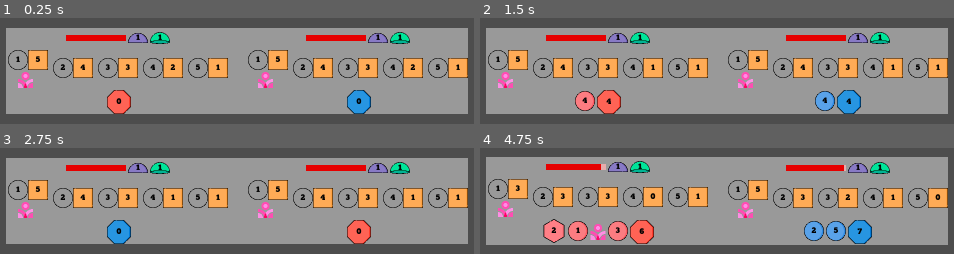
Above: before the commit, frames 1-4 (two rows, left to right).
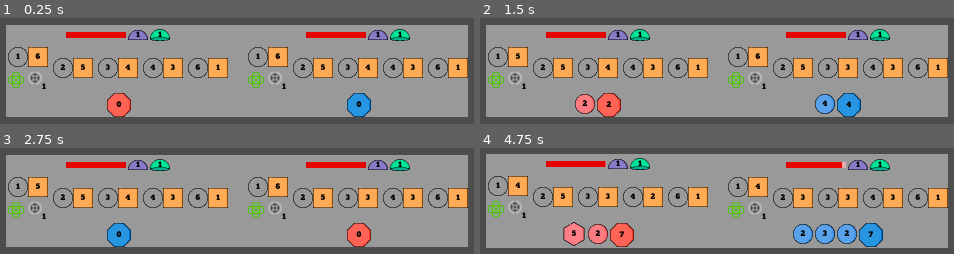
Above: after the commit, the same moments.

Repository: Pe3Hu/tutira
Game: Godot game, scene res://scene/0/game.tscn
The game is run twice, just before and just after one commit, with the same random seed, the same clock (stepped at 60 frames per second) and the same inputs.
Inputs:
- Up to frame 1 (0.25 s): no input
- Up to frame 2 (1.5 s): tap Enter at 0.5 s; tap Space at 0.77, 1.25 s
- Up to frame 3 (2.75 s): tap Space at 1.52 s; tap Enter at 2 s
- Up to frame 4 (4.75 s): tap Space at 2.75, 3.02, 3.77, 4.25, 4.52 s; tap Enter at 3.5 s

The runs differ from the first frame. In frame 1, 13% of the frame differs, in the area x 1-99%, y 6-94%; in frame 2, 13%; in frame 3, 13%; in frame 4, 19%, in the area x 1-99%, y 5-95%.

Commit message:
update version 0.0013
1. Added algorithm for applying  self-sins belts for Tides

Diff:
--- a/asset/json/tutira_satellite.json
+++ b/asset/json/tutira_satellite.json
@@ -4,7 +4,7 @@
   "faction": "z",
   "rank": "copper",
   "mass": 1,
-  "milestone": 5,
+  "milestone": 6,
   "rarity": 1
  },
  {
@@ -12,7 +12,7 @@
   "faction": "z",
   "rank": "copper",
   "mass": 2,
-  "milestone": 4,
+  "milestone": 5,
   "rarity": 1
  },
  {
@@ -20,7 +20,7 @@
   "faction": "z",
   "rank": "copper",
   "mass": 3,
-  "milestone": 3,
+  "milestone": 4,
   "rarity": 1
  },
  {
@@ -28,6 +28,14 @@
   "faction": "z",
   "rank": "copper",
   "mass": 4,
+  "milestone": 3,
+  "rarity": 1
+ },
+ {
+  "title": 4,
+  "faction": "z",
+  "rank": "copper",
+  "mass": 5,
   "milestone": 2,
   "rarity": 1
  },
@@ -35,7 +43,7 @@
   "title": 4,
   "faction": "z",
   "rank": "copper",
-  "mass": 5,
+  "mass": 6,
   "milestone": 1,
   "rarity": 1
  }
--- a/scene/0/icon.gd
+++ b/scene/0/icon.gd
@@ -15,7 +15,7 @@
 	custom_minimum_size = Vector2(Global.vec.size.letter)
 	var path = "res://asset/png/icon/"
 	var types = ["aspect"]
-	var kinds = ["enchantment"]
+	var kinds = ["enchantment", "element", "sin", "phase", "moon", "weight"]
 
 	if types.has(type):
 		custom_minimum_size = Vector2(Global.vec.size.icon)
@@ -38,7 +38,11 @@
 
 
 func get_number() -> int:
-	return subtype
+	return int(subtype)
+
+
+func get_number_f() -> float:
+	return float(subtype)
 
 
 func change_number(value_) -> void:
--- a/scene/1/lagoon.gd
+++ b/scene/1/lagoon.gd
@@ -58,6 +58,8 @@
 	for _i in striker.highGravity.get_content_value():
 		striker.flow.ride_wave("high")
 
+	#striker.get_satellites_phases()
+
 
 func init_low_waves() -> void:
 	var moon = opponents[striker]
--- a/scene/1/moon.gd
+++ b/scene/1/moon.gd
@@ -17,10 +17,13 @@
 func set_attributes(input_: Dictionary) -> void:
 	ocean = input_.ocean
 
+	set_nodes_attributes()
 	init_starter_gravities()
 	init_starter_satellites()
 	init_starter_belts()
 
+
+func set_nodes_attributes() -> void:
 	var input = {}
 	input.moon = self
 	flow.set_attributes(input)
@@ -67,7 +70,7 @@
 	for title in Global.dict.satellite.title:
 		if Global.dict.satellite.title[title].faction == "z":
 			var input = {}
-			input.ocean = self
+			input.moon = self
 			input.title = title
 
 			var satellite = Global.scene.satellite.instantiate()
@@ -78,11 +81,25 @@
 func init_starter_belts() -> void:
 	var input = {}
 	input.kind = {}
-	input.kind.type = "enchantment"
-	input.kind.subtype = Global.arr.enchantment.pick_random()
+#	input.kind.type = "enchantment"
+#	input.kind.subtype = Global.arr.enchantment.pick_random()
+#	input.condition = {}
+#	input.condition.value = 3
+#	input.condition.penalty = 1
+
+#	input.kind.type = "element"
+#	input.kind.subtype = Global.arr.element.pick_random()
+#	input.condition = {}
+#	input.condition.value = 0.5
+#	input.condition.penalty = 1
+
+	input.kind.type = "sin"
+	input.kind.subtype = "envy"
 	input.condition = {}
-	input.condition.value = 3
-	input.condition.penalty = 1
+	input.condition.type = "weight"
+	input.condition.subtype = "any"
+	input.condition.value = 1
+	input.condition.penalty = 0
 
 	var satellites_ = get_satellites_based_on_mass(1)
 	var satellite = satellites_.front()
@@ -100,8 +117,48 @@
 	return result
 
 
+func get_satellites_phases() -> Dictionary:
+	var phases = {}
+	phases.total = 0
+	phases.upcoming = 0
+
+	for satellite in satellites.get_children():
+		phases.total += satellite.maxMilestone.get_content_value()
+		phases.upcoming += satellite.currentMilestone.get_content_value()
+
+	phases.passed = phases.total - phases.upcoming
+	#print(phases)
+	return phases
+
+
+func get_satellites_moons() -> Dictionary:
+	var moons = {}
+	moons.full = 0
+	moons.half = 0
+	moons.new = 0
+
+	for satellite in satellites.get_children():
+		var milestones = {}
+		milestones.current = satellite.currentMilestone.get_content_value()
+		milestones.max = satellite.maxMilestone.get_content_value()
+		var moon = null
+
+		match milestones.current:
+			milestones.max:
+				moon = "full"
+			0:
+				moon = "new"
+
+		if moon == null:
+			moon = "half"
+
+		print([satellite.get_index(), moon])
+		moons[moon] += 1
+	print(moons)
+	return moons
+
 
 func knockout() -> void:
 	lagoon.winner = flow.opponent.moon
 	lagoon.end = true
-	print(self)
+	print("knockouted ", self)
--- a/scene/2/belt.gd
+++ b/scene/2/belt.gd
@@ -16,9 +16,79 @@
 func set_icons(input_: Dictionary) -> void:
 	kind.set_attributes(input_.kind)
 
-	if input_.condition.has("type"):
-		input_.condition.proprietor = self
-		couple.set_attributes(input_.condition)
+	if !input_.condition.has("type"):
+		input_.condition.type = "weight"
+		input_.condition.subtype = "any"
 
-		if input_.condition.value < 0:
-			couple.stack.visible = false
+	input_.condition.proprietor = self
+	couple.set_attributes(input_.condition)
+
+		#if input_.condition.value < 0:
+		#	couple.stack.visible = false
+
+
+func get_self_bonus_impulse() -> int:
+	var value = couple.stack.get_number()
+
+	match couple.title.type:
+		"phase":
+			var phases = satellite.moon.get_satellites_phases()
+			value = phases[couple.title.subtype] * couple.stack.get_number_f()
+		"moon":
+			var moons = satellite.moon.get_satellites_moons()
+			value = moons[couple.title.subtype]# * couple.stack.get_number_f()
+
+	return ceil(value)
+
+
+func get_other_bonus_impulse_for_satellite(satellite_: MarginContainer) -> int:
+	var value = 0
+
+	#match couple.title.type:
+		#if check_weight(satellite_):
+	var flag = call("check_"+couple.title.type, satellite_)
+
+	if flag:
+		value += couple.stack.get_number()
+
+	return value
+
+
+func check_weight(satellite_: MarginContainer) -> bool:
+	var flag = false
+
+	match couple.title.subtype:
+		"any":
+			flag = true
+		"equal":
+			flag = satellite_.get_mass_value() == satellite.get_mass_value()
+		"heavier":
+			flag = satellite_.get_mass_value() > satellite.get_mass_value()
+		"lighter":
+			flag = satellite_.get_mass_value() < satellite.get_mass_value()
+
+	return flag
+
+
+func check_enchantment(satellite_: MarginContainer) -> bool:
+	var flag = false
+
+	match couple.title.subtype:
+		"any":
+			flag = true
+		"equal":
+			flag = satellite_.enchantment == satellite.enchantment
+
+	return flag
+
+
+func check_element(satellite_: MarginContainer) -> bool:
+	var flag = false
+
+	match couple.title.subtype:
+		"any":
+			flag = true
+		"equal":
+			flag = satellite_.element == satellite.element
+
+	return flag
--- a/scene/2/satellite.gd
+++ b/scene/2/satellite.gd
@@ -8,14 +8,14 @@
 @onready var maxMilestone = $VBox/Aspects/MaxMilestone
 @onready var currentMilestone = $VBox/Aspects/CurrentMilestone
 
-var ocean = null
+var moon = null
 var enchantment = null
 var element = null
 var sin = null
 
 
 func set_attributes(input_: Dictionary) -> void:
-	ocean = input_.ocean
+	moon = input_.moon
 	title.text = input_.title
 
 	set_aspects()
--- a/scene/3/flow.gd
+++ b/scene/3/flow.gd
@@ -81,6 +81,7 @@
 	input.flow = self
 	input.satellite = satellites.pop_front()
 	input.type = type_
+	input.satellite.currentMilestone.change_content_value(-1)
 
 	var tides = get(type_+"s")
 	var tide = Global.scene.tide.instantiate()
@@ -88,10 +89,8 @@
 	tide.set_attributes(input)
 
 	impulse.change_content_value(tide.impulse)
-
 	add_secret(input)
 	add_legacy(input)
-	input.satellite.currentMilestone.change_content_value(-1)
 
 
 func add_turnover_modifiers() -> void:
@@ -131,7 +130,7 @@
 
 func add_legacy(input_: Dictionary) -> void:
 	if input_.satellite.element != null:
-		if input_.type == "high" or  Global.dict.dominant.element[opponent.element] == input_.satellite.element:
+		if input_.type == "high" or  Global.dict.dominant.element[opponent.element.subtype] == input_.satellite.element:
 			if legacies.get_child_count() == 0:
 				legacies.visible = true
 
--- a/scene/3/tide.gd
+++ b/scene/3/tide.gd
@@ -8,6 +8,7 @@
 var satellite = null
 var type = null
 var subtype = null
+var tidebreaker = false
 var impulse = 0
 
 
@@ -32,12 +33,13 @@
 	match subtype:
 		"secret":
 			input.content.subtype = 3
-		"element":
-			input.content.subtype = floor(input.content.subtype * 0.5)
+		"legacy":
+			input.content.subtype = ceil(input.content.subtype * 0.5)
 
 	basic.set_attributes(input)
-
 	impulse += input.content.subtype
+	apply_self_belts()
+	apply_other_belts()
 
 
 func set_as_tide_breaker() -> void:
@@ -51,7 +53,41 @@
 #	input.content.subtype = satellite.get_impulse_value()
 #	basic.set_attributes(input)
 
+	tidebreaker = true
 	var input = {}
 	input.type = "aspect"
 	input.subtype = "tidebreaker"
 	basic.border.set_attributes(input)
+
+
+func apply_self_belts() -> void:
+	if Global.dict.sin.self.has(satellite.sin):
+		for belt in satellite.belts.get_children():
+			if Global.dict.sin.self.has(belt.kind.subtype):
+				if Global.dict.sin.self[belt.kind.subtype] == basic.border.subtype:
+				#if Global.dict.sin.self[belt.kind.subtype] == type  or (Global.dict.sin.other[belt.kind.subtype] == "tidebreaker" and tidebreaker):
+					var value = belt.get_self_bonus_impulse()
+
+					if tidebreaker:
+						value *= 2
+
+					impulse += value
+					basic.set_content_value(impulse)
+
+
+func apply_other_belts() -> void:
+	var value = 0
+
+	if tidebreaker:
+		pass
+
+	for satellite_ in satellite.moon.satellites.get_children():
+		if Global.dict.sin.other.has(satellite_.sin):
+			for belt in satellite_.belts.get_children():
+				if Global.dict.sin.other.has(belt.kind.subtype):
+					if Global.dict.sin.other[belt.kind.subtype] == basic.border.subtype or Global.dict.sin.other[belt.kind.subtype] == "all":
+					#if (Global.dict.sin.other[belt.kind.subtype] == type or (Global.dict.sin.other[belt.kind.subtype] == "tidebreaker" and tidebreaker)) or Global.dict.sin.other[belt.kind.subtype] == "all":
+						value += belt.get_other_bonus_impulse_for_satellite(satellite)
+
+	impulse += value
+	basic.set_content_value(impulse)
--- a/script/Global.gd
+++ b/script/Global.gd
@@ -34,11 +34,25 @@
 
 
 func init_dict() -> void:
+	init_sin()
+	init_dominant()
 	init_neighbor()
-	init_dominant()
 	init_satellite()
 	init_belt()
 
+
+
+func init_sin() -> void:
+	dict.sin = {}
+	dict.sin.self = {}
+	dict.sin.self["greed"] = "low tide"
+	dict.sin.self["pride"] = "tidebreaker"
+	dict.sin.self["anger"] = "high tide"
+	dict.sin.other = {}
+	dict.sin.other["sloth"] = "low tide"
+	dict.sin.other["lust"] = "tidebreaker"
+	dict.sin.other["gluttony"] = "high tide"
+	dict.sin.other["envy"] = "all"
 
 
 func init_dominant() -> void:
Binary file changed: asset/png/icon/token/moon/full.png
Not shown, changed: asset/png/icon/token/moon/full.png.import
